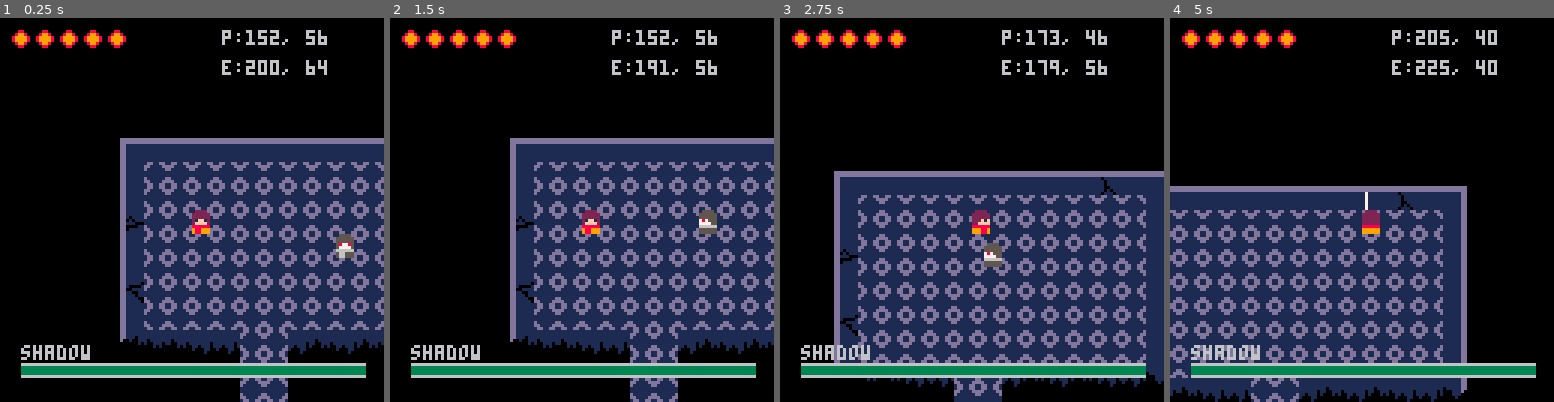
Above: before the commit, frames 1-4 (left to right).
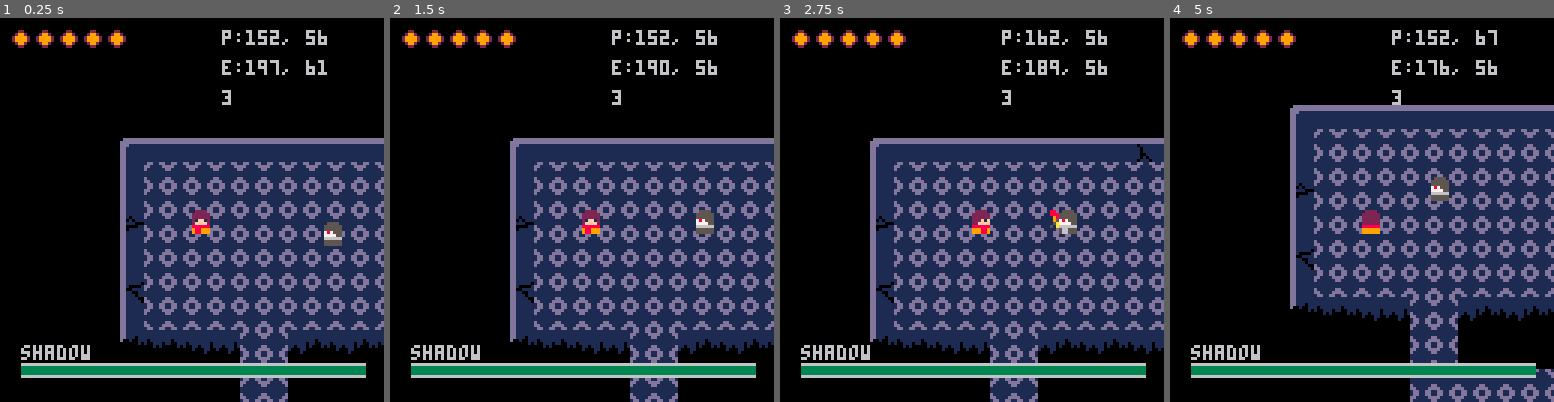
Above: after the commit, the same moments.

Repository: bombadil444/pico-realms
Game: PICO-8 cartridge realms.p8
Same seed, same stepped clock (60 frames per second), same inputs: the game is played once before the commit and once after it.
Inputs:
- Up to frame 1 (0.25 s): no input
- Up to frame 2 (1.5 s): tap X (X key) at 0.33, 1.07 s; tap O (Z key) at 0.7 s
- Up to frame 3 (2.75 s): hold Right 1.6-2.1 s; tap O (Z key) at 1.7, 2.1, 2.5 s; tap X (X key) at 1.85 s; hold Up 2.15-2.42 s; hold Right from 2.47 s (still down)
- Up to frame 4 (5 s): tap O (Z key) every 0.4 s from 2.9 to 4.9 s; tap X (X key) at 2.97, 4.08 s; release Right at 3.03 s; hold Left 3.08-3.58 s; hold Down 3.63-3.97 s; hold Right 4.02-4.68 s; hold Up from 4.73 s (still down)

The runs differ from the first frame. In frame 1, 1.1% of the frame differs, in the area x 3-93%, y 3-63%; in frame 2, 0.6%; in frame 3, 36%; in frame 4, 55%, in the area x 0-100%, y 3-100%.

Commit message:
added charging

Diff:
--- a/realms.p8
+++ b/realms.p8
@@ -15,7 +15,7 @@
     tile_size = 8
     sound_enabled = false
     --music(0,0,4)
-    freeze = true
+    freeze = false
     advance_frame = false
 
     sprites = {}
@@ -36,6 +36,36 @@
     anims['player_right'] = _anim(_frame(_sprite(1,1,{10})).set)
     anims['player_left']  = _anim(_frame(_sprite(1,1,{12})).set)
     anims['player_up']  = _anim(_frame(_sprite(1,1,{11})).set)
+
+    anims['player_charging_down'] = _anim(
+        _frame(_sprite(1,2,{9,26}), {dur=0.1})
+        .next({9,0}).set
+    )
+    anims['player_charging_up'] = _anim(
+        _frame(_sprite(1,2,{36,11},1,2), {dur=0.1})
+        .next({0,11}).set
+    )
+    anims['player_charging_right'] = _anim(
+        _frame(_sprite(2,1,{32,33}), {dur=0.1})
+        .next({32,0}).set
+    )
+    anims['player_charging_left'] = _anim(
+        _frame(_sprite(2,1,{33,32},2,1,true), {dur=0.1})
+        .next({0,32}).set
+    )
+
+    anims['player_charging_done_down'] = _anim(
+        _frame(_sprite(1,2,{13,26})).set
+    )
+    anims['player_charging_done_up'] = _anim(
+        _frame(_sprite(1,2,{36,15},1,2)).set
+    )
+    anims['player_charging_done_left'] = _anim(
+        _frame(_sprite(2,1,{33,76},2,1,true)).set
+    )
+    anims['player_charging_done_right'] = _anim(
+        _frame(_sprite(2,1,{76,33})).set
+    )
 
     anims['player_attack_down'] = _anim(
         _frame(_sprite(1,2,{9,25}))
@@ -87,9 +117,9 @@
 
     anims['shadow_attack_up'] = _anim(
         _frame(_sprite(1,1,{68}), {dur=0.4, ymod=0.3})
-        .next({35,68}, {dur=0.1, ymod=-4, height=2})
-        .next({36,68}, {dur=0, ymod=-3})
-        .next({37,68})
+        .next({102,68}, {dur=0.1, ymod=-4, height=2})
+        .next({102,68}, {dur=0, ymod=-3})
+        .next({86,68})
         .next({68}, {dur=1, ymod=0, height=1}).set,
         {is_attack = true}
     )
@@ -97,8 +127,8 @@
     anims['shadow_attack_right'] = _anim(
         _frame(_sprite(1,1,{67}), {dur=0.5, xmod=-0.3})
         .next({98,99}, {dur=0.1, xmod=4, width=2})
-        .next({100,33}, {dur=0, xmod=3})
-        .next({100,34})
+        .next({100,103}, {dur=0, xmod=3})
+        .next({100,101})
         .next({67}, {dur=1, xmod=0, width=1}).set,
         {is_attack = true}
     )
@@ -106,8 +136,8 @@
     anims['shadow_attack_left'] = _anim(
         _frame(_sprite(1,1,{70}), {dur=0.5, xmod=0.3})
         .next({99,98}, {dur=0.1, xmod=-4, width=2, x_origin=2, flip_x=true})
-        .next({33,100}, {dur=0, xmod=-3})
-        .next({34,100})
+        .next({103,100}, {dur=0, xmod=-3})
+        .next({101,100})
         .next({70}, {dur=1, xmod=0, width=1, x_origin=1, flip_x=false}).set,
         {is_attack = true, flip_x=true}
     )
@@ -150,7 +180,7 @@
 
     log('p:'..round(player.x,0)..', '..round(player.y,0))
     log('e:'..round(enemy.x,0)..', '..round(enemy.y,0))
-
+    log(player.attack_power)
     if not freeze or (freeze and advance_frame) then
         handle_inputs()
         player.update()
@@ -203,7 +233,7 @@
 
 
 function draw_health(x, y, spr_full, spr_empty, x_space, entity)
-    for i = 0, entity.max_health - 1 do
+    for i = 0, entity.__health - 1 do
         if i >= entity.health then
             hb_spr = spr_empty
         else
@@ -223,12 +253,17 @@
         dy = 0,
         width = width,
         height = height,
+
         speed = speed,
+        __speed = speed,
+
+        attack_power = 3,
+        __attack_power = 3,
+
+        health = health,
+        __health = health,
+
         facing = 'down',
-
-        max_health = health,
-        health = health,
-
         dead = false,
         invin = false,
         anim_lock = false,
@@ -305,18 +340,31 @@
 
     p.anim = anims['player_down']
     p.invin_start_time = time()
-    p.invin_duration = 3
 
     p.moving = false
     p.visible = true
 
+    p.attack_held = false
+    p.charge_start_time = 0
+
+    local charge_threshold = 0.5
+    local invin_duration = 3
+    local max_attack_power = 30
+
     function p.update()
-        if time() - p.invin_start_time > p.invin_duration then
+        if time() - p.invin_start_time > invin_duration then
             p.invin = false
         end
+        p.adjust_speed()
         p.move()
         p.check_collisions()
         p.anim.update()
+
+        if p.attack_power == max_attack_power and p.is_charging() then
+            p.anim_lock = false
+            p:set_anim(anims['player_charging_done_'..p.facing])
+            p.anim_lock = true
+        end
 
         if p.anim.done then
             p.anim_lock = false
@@ -325,6 +373,14 @@
                 enemy.invin = false
             end
             p:set_anim(anims['player_'..p.facing])
+        end
+    end
+
+    function p.adjust_speed()
+        if p.attack_held and p.speed > 0.3 then
+            p.speed = p.speed - 0.1
+        elseif not p.attack_held then
+            p.speed = p.__speed
         end
     end
 
@@ -354,9 +410,11 @@
         else
             p.dy = 1
         end
-        if not btn(4) then
+        if not p.attacking then
             p.facing = d
-            p:set_anim(anims['player_'..p.facing])
+            if not p.is_charging() then
+                p:set_anim(anims['player_'..p.facing])
+            end
         end
     end
 
@@ -365,6 +423,11 @@
         p.attacking = true
     end
 
+    function p.is_charging()
+        local charge_duration = time() - p.charge_start_time
+        return p.attack_held and charge_duration > charge_threshold
+    end
+
     function p.move()
         local orig_x = p.x
         local orig_y = p.y
@@ -374,16 +437,16 @@
 
         local solid_tile = tile_type_area(new_x, new_y, p.width, p.height, 0)
 
-        --check if moving into wall
-        if not solid_tile then
+        local can_move = not solid_tile
+
+        if can_move then
             p.x = new_x
             p.y = new_y
             p.start_moving()
         end
 
         --check if movement stopped
-        if orig_x == p.x and
-         orig_y == p.y then
+        if orig_x == p.x and orig_y == p.y then
             p.stop_moving()
         end
 
@@ -424,6 +487,19 @@
         end
         p.invin = true
         p.invin_start_time = time()
+    end
+
+    function p.set_attack_held(value)
+        p.attack_held = value
+        if value then
+            p.charge_start_time = time()
+        end
+    end
+
+    function p.set_attack_power(value)
+        if value <= max_attack_power then
+            p.attack_power = value
+        end
     end
 
     return p
@@ -563,7 +639,7 @@
     end
 
     function e.take_damage()
-        e.health -= 10
+        e.health -= player.attack_power
         if e.health < 1 then
             e.dead = true
         end
@@ -751,15 +827,29 @@
 --////////////////
 --inputs
 function handle_inputs()
+    local p = player
     --set direction player wants to move in
-    if btn(0)        then player.set_direction('left')
-       elseif btn(1) then player.set_direction('right')
-       elseif btn(2) then player.set_direction('up')
-       elseif btn(3) then player.set_direction('down')
-    end
-
-    if btnp(4) and not freeze then
-        player.attack()
+    if btn(0)        then p.set_direction('left')
+       elseif btn(1) then p.set_direction('right')
+       elseif btn(2) then p.set_direction('up')
+       elseif btn(3) then p.set_direction('down')
+    end
+
+    if not freeze then
+        if btn(4) and not p.attack_held then
+            p.set_attack_held(true)
+            p.set_attack_power(p.__attack_power)
+        elseif btn(4) and p.attack_held then
+            if p.is_charging() then
+                p:set_anim(anims['player_charging_'..p.facing])
+                p.set_attack_power(p.attack_power + 1)
+                p.anim_lock = true
+            end
+        elseif p.attack_held then
+            p.anim_lock = false
+            p.attack()
+            p.set_attack_held(false)
+        end
     end
 end
 
Not shown, changed: 42 lines of the sprite sheet (__gfx__) section of realms.p8
